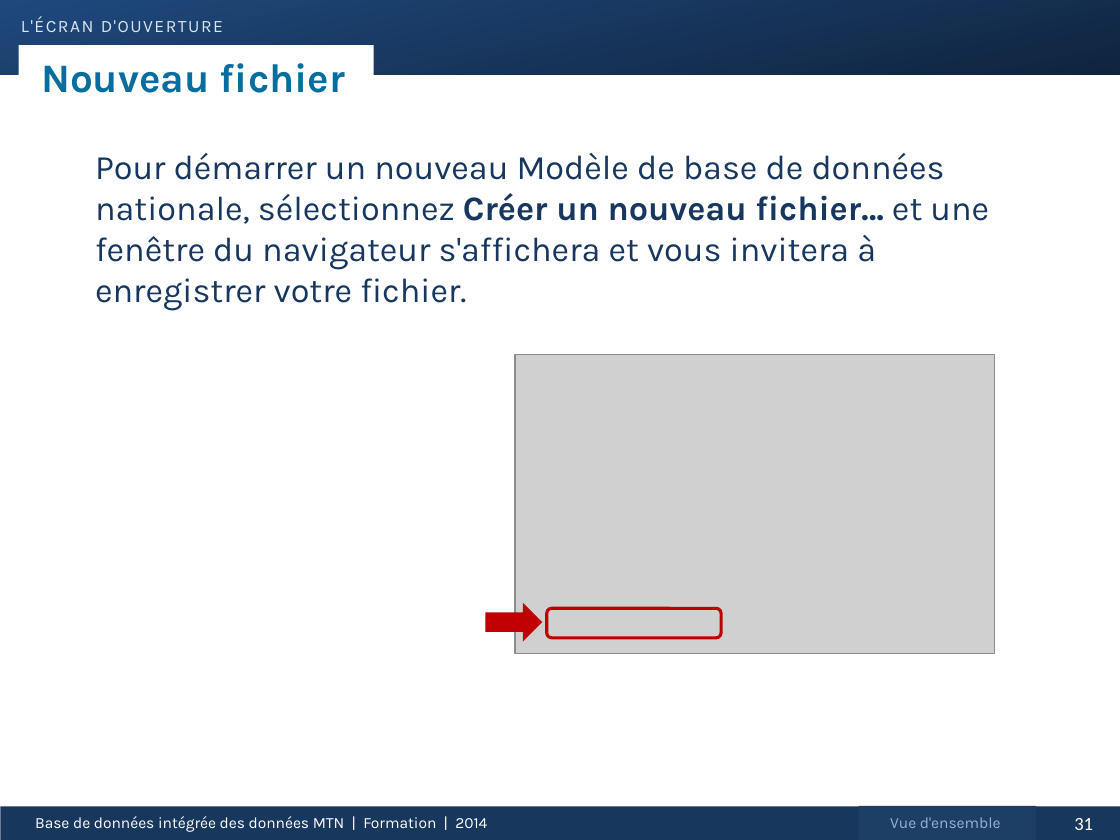
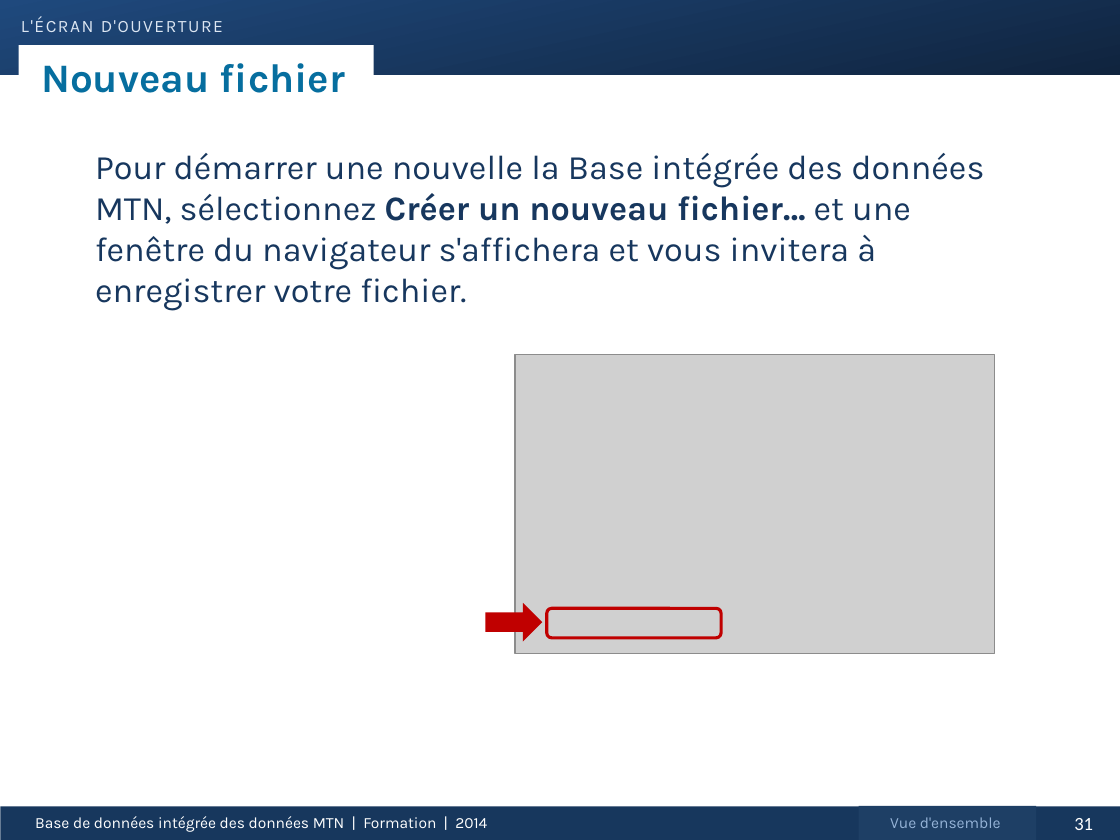
Before and after one commit to ericjohnolson/NadaNtd, a slide deck: slide 31 of Nada.UI/View/Help/TrainingPPT_080814_French.pptx. Drawn at 1120x840 pixels with LibreOffice and Linux fonts; fonts in the diff are those of the drawing; grey boxes stand for pictures. Boxes give left, top, right and bottom in pixels: in the first picture for what was removed or moved away, otherwise in the second. Text is boxed around its words. In the diff, an @@ line names an element or a change of style, - is before the commit and + after.

```diff
--- a/Nada.UI/View/Help/TrainingPPT_080814_French.pptx
+++ b/Nada.UI/View/Help/TrainingPPT_080814_French.pptx
@@ text at [95,153,984,311]: text changed @@
-Pour démarrer un nouveau Modèle de base de données nationale, sélectionnez Créer un nouveau fichier… et une fenêtre du navigateur s'affichera et vous invitera à enregistrer votre fichier.
+Pour démarrer une nouvelle la Base intégrée des données MTN, sélectionnez Créer un nouveau fichier… et une fenêtre du navigateur s'affichera et vous invitera à enregistrer votre fichier.
```
Also in this commit, not shown: 61 other slides changed.
